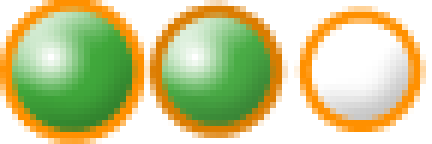
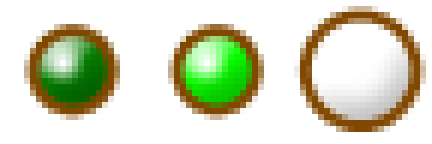
The second 432px x 144px image is a revision of the first. Changes to its layers:
painted on "Фигура 2 (копия)" over [12, 6, 138, 132]
painted on "Фигура 2 (копия) 2" over [162, 12, 276, 126]
